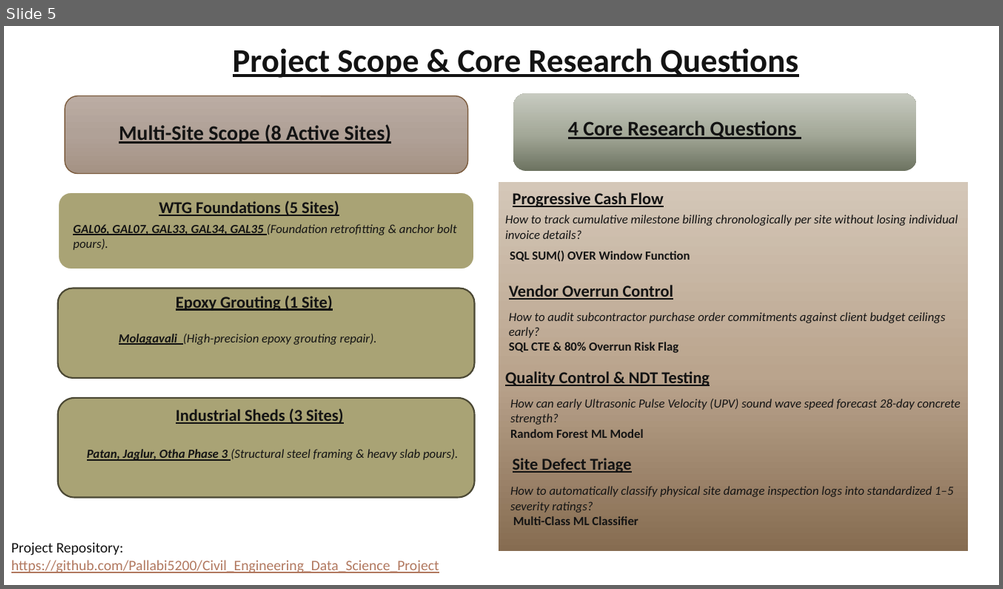
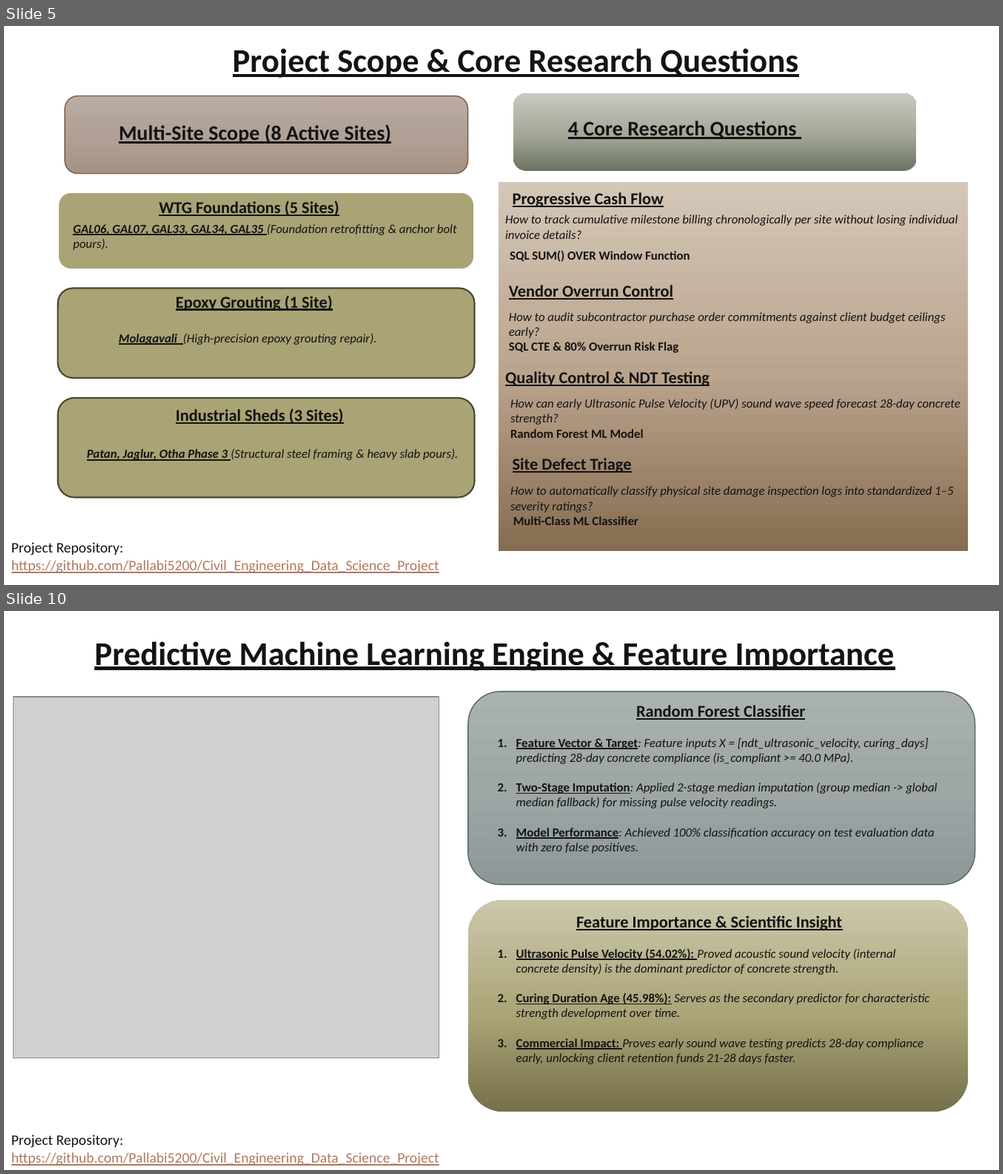
Before and after one commit to Pallabi5200/Civil_Engineering_Data_Science_Project, a slide deck: PRESENTATION/Civil_Project.pptx. Shown one above the other, each under a label of ours: slide 5 before the commit, slides 5 and 10 after it; the slides between them are not shown. The pictures are 1003x589 and 1003x1174 pixels, drawn with LibreOffice and Linux fonts; fonts in the diff are those of the drawing; grey boxes stand for pictures. Boxes give left, top, right and bottom in pixels: in the first picture for what was removed or moved away, otherwise in the second. Text is boxed around its words. In the diff, an @@ line names an element or a change of style, - is before the commit and + after.

Commit message:
Finalize all 10 slides of the Civil Engineering Construction Intelligence presentation deck

```diff
--- a/PRESENTATION/Civil_Project.pptx
+++ b/PRESENTATION/Civil_Project.pptx
@@ slide 10 added at (4, 611, 999, 1170), background #FFFFFF @@
@@ text added at (94, 641, 894, 671), 32 pt, text #131313, bold, underline @@
+Predictive Machine Learning Engine & Feature Importance
@@ picture added at (13, 697, 439, 1059) @@
@@ rounded rectangle added at (468, 692, 975, 885), fill gradient #ABB2B2 to #9FA6A6 to #8F9999, outline #566868 1 pt @@
@@ text added at (636, 705, 805, 720), 16 pt, text #131313, bold, underline @@
+Random Forest Classifier
@@ text added at (516, 738, 936, 854), 12 pt, text #131313, italic @@
+1. Feature Vector & Target: Feature inputs X = [ndt_ultrasonic_velocity, curing_days] predicting 28-day concrete compliance (is_compliant >= 40.0 MPa).
+2. Two-Stage Imputation: Applied 2-stage median imputation (group median -> global median fallback) for missing pulse velocity readings.
+3. Model Performance: Achieved 100% classification accuracy on test evaluation data with zero false positives.
@@ rounded rectangle added at (468, 900, 968, 1113), fill gradient #76714A to #ACA679 to #CBC8AC @@
@@ text added at (576, 916, 842, 931), 16 pt, text #131313, bold, underline @@
+Feature Importance & Scientific Insight
@@ text added at (516, 949, 929, 1065), 12 pt, text #131313, italic @@
+1. Ultrasonic Pulse Velocity (54.02%): Proved acoustic sound velocity (internal concrete density) is the dominant predictor of concrete strength.
+2. Curing Duration Age (45.98%): Serves as the secondary predictor for characteristic strength development over time.
+3. Commercial Impact: Proves early sound wave testing predicts 28-day compliance early, unlocking client retention funds 21-28 days faster.
@@ text added at (11, 1135, 439, 1166), 14 pt, text #B1785F, underline @@
+Project Repository:
+https://github.com/Pallabi5200/Civil_Engineering_Data_Science_Project
```
Also in this commit, not shown: 5 other slides added, 2 slides removed.
